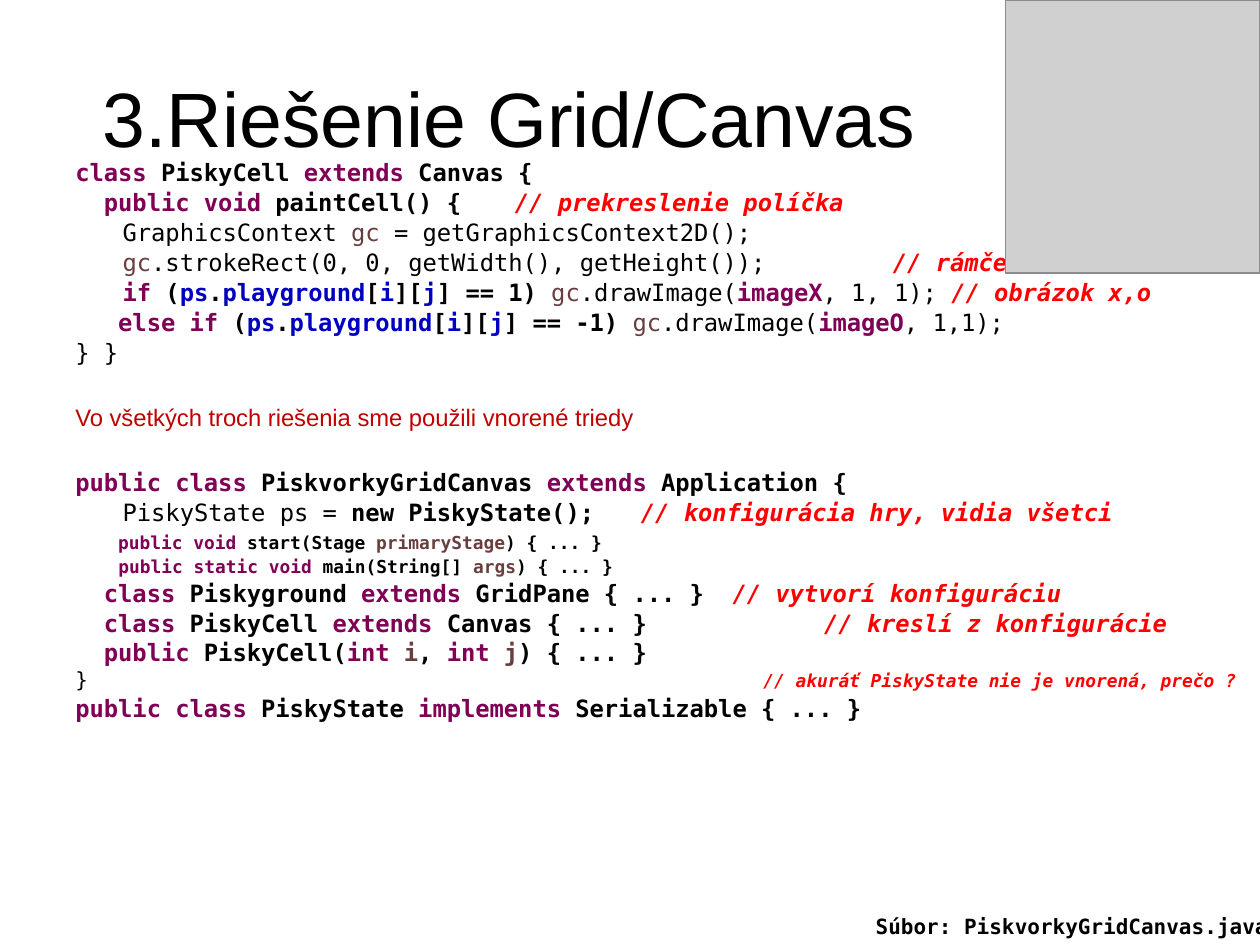
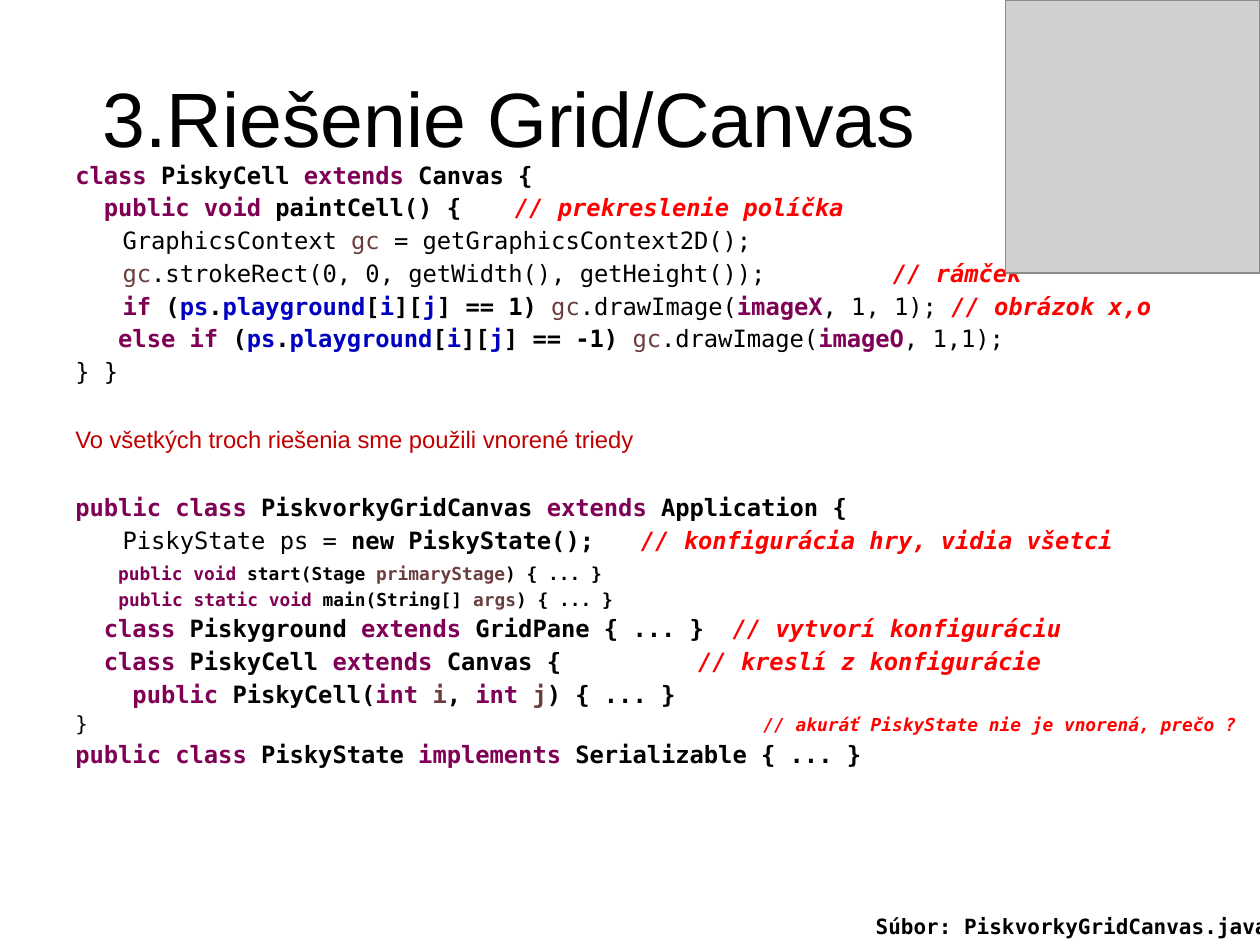
Before and after one commit to Programovanie4/Prednasky, a slide deck: slide 9 of 12/12_java.ppt. Drawn at 1260x945 pixels with LibreOffice and Linux fonts; fonts in the diff are those of the drawing; grey boxes stand for pictures. Boxes give left, top, right and bottom in pixels: in the first picture for what was removed or moved away, otherwise in the second. Text is boxed around its words. In the diff, an @@ line names an element or a change of style, - is before the commit and + after.

```diff
--- a/12/12_java.ppt
+++ b/12/12_java.ppt
@@ text at [75, 164, 1215, 768]: line spacing 0.8 to 0.9 @@
@@ text at [104, 650, 1040, 675]: text changed @@
-class PiskyCell extends Canvas { ... } // kreslí z konfigurácie
+class PiskyCell extends Canvas { // kreslí z konfigurácie
```
Also in this commit, not shown: 1 other file.
